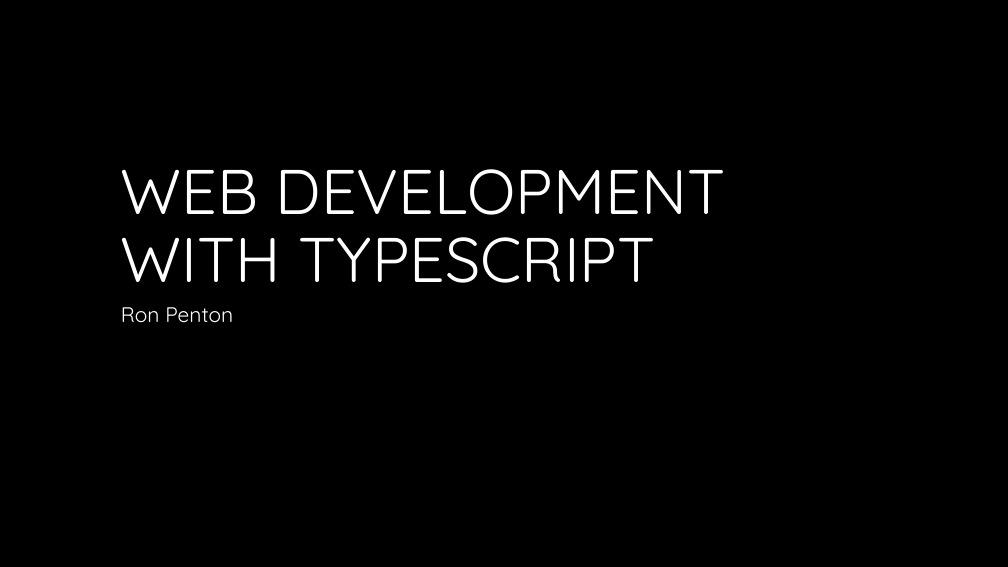
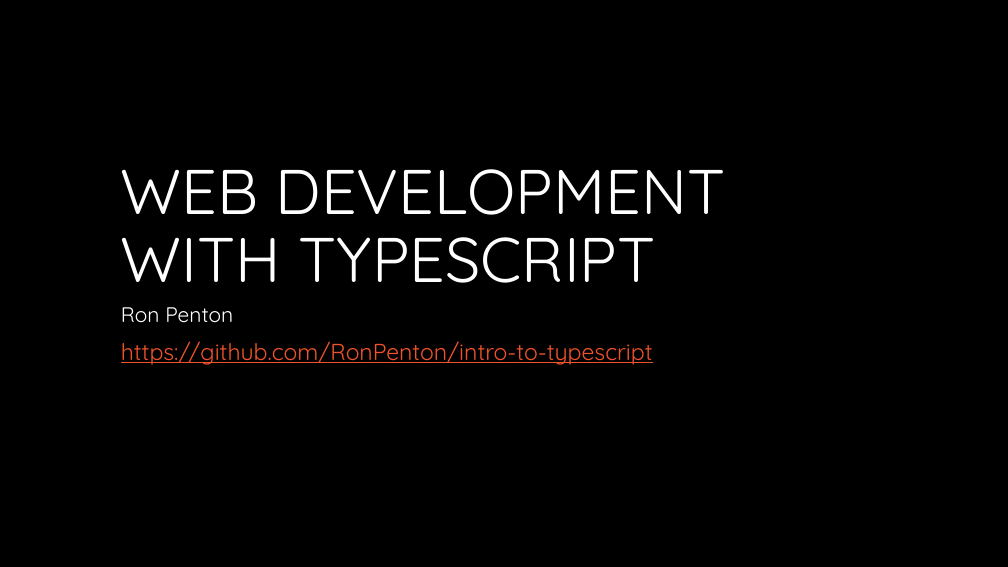
Before and after one commit to RonPenton/intro-to-typescript, a slide deck: slide 1 of Web development with Typescript.pptx. Drawn at 1008x567 pixels with LibreOffice and Linux fonts; fonts in the diff are those of the drawing; background and template pictures are left out. Boxes give left, top, right and bottom in pixels: in the first picture for what was removed or moved away, otherwise in the second. Text is boxed around its words. In the diff, an @@ line names an element or a change of style, - is before the commit and + after.

```diff
--- a/Web development with Typescript.pptx
+++ b/Web development with Typescript.pptx
@@ text added at (121, 341, 653, 365), 22 pt, text #F0532B, underline @@
+https://github.com/RonPenton/intro-to-typescript
```
Also in this commit, not shown: 18 other slides changed, 3 slides added, 2 slides removed.
